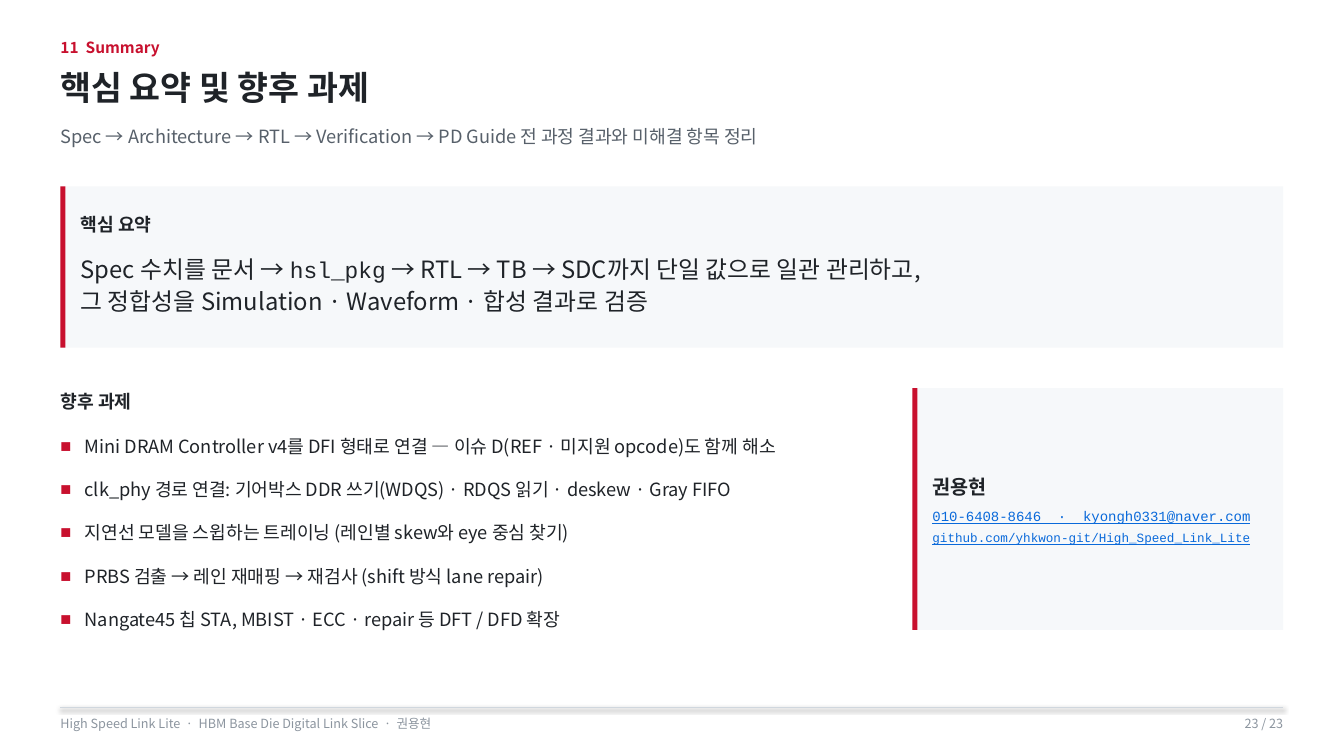
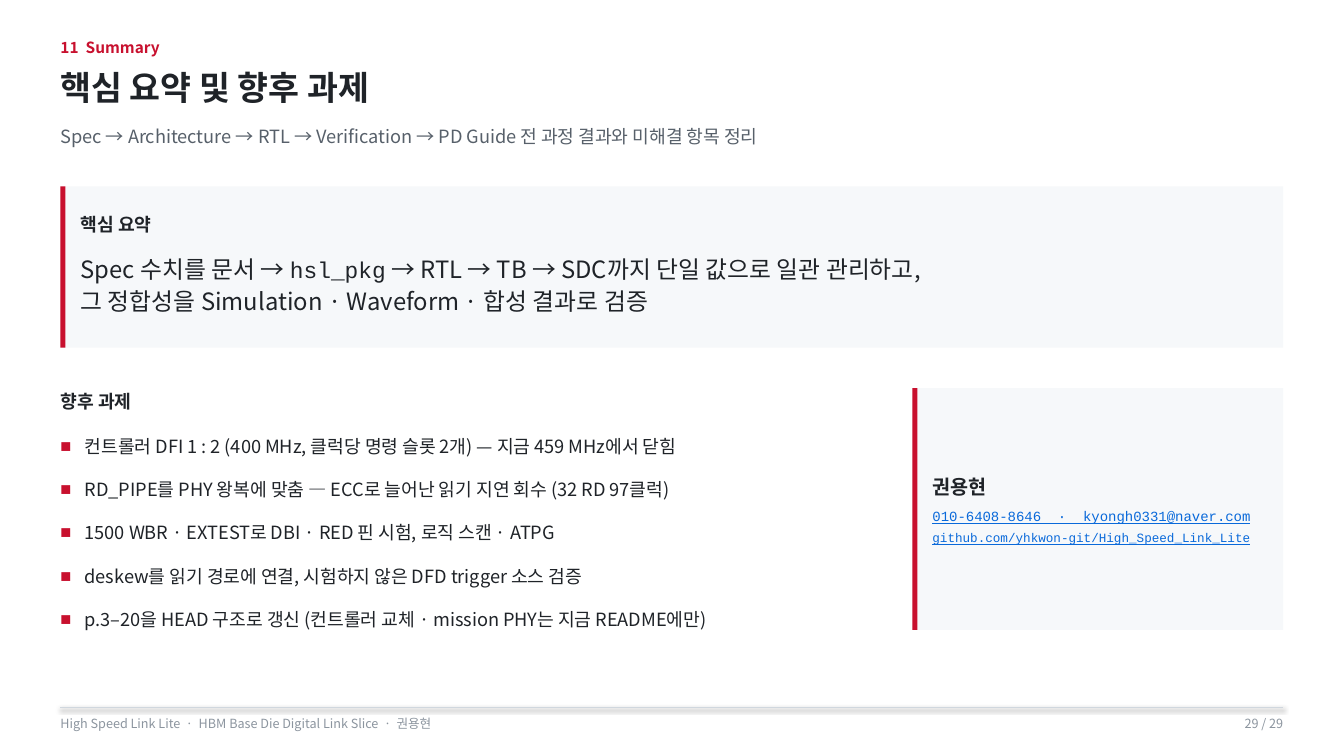
Before and after one commit to yhkwon-git/High_Speed_Link_Lite, a slide deck: slide 29 of portfolio-deck/HighSpeedLinkLite_Portfolio.pptx (slide 23 before the commit). Drawn at 1344x756 pixels with LibreOffice and Linux fonts; fonts in the diff are those of the drawing. Boxes give left, top, right and bottom in pixels: in the first picture for what was removed or moved away, otherwise in the second. Text is boxed around its words. In the diff, an @@ line names an element or a change of style, - is before the commit and + after.

```diff
--- a/portfolio-deck/HighSpeedLinkLite_Portfolio.pptx
+++ b/portfolio-deck/HighSpeedLinkLite_Portfolio.pptx
@@ text at [85,438,707,630]: text changed @@
-■ Mini DRAM Controller v4를 DFI 형태로 연결 — 이슈 D(REF · 미지원 opcode)도 함께 해소
-■ clk_phy 경로 연결: 기어박스 DDR 쓰기(WDQS) · RDQS 읽기 · deskew · Gray FIFO
-■ 지연선 모델을 스윕하는 트레이닝 (레인별 skew와 eye 중심 찾기)
-■ PRBS 검출 → 레인 재매핑 → 재검사 (shift 방식 lane repair)
-■ Nangate45 칩 STA, MBIST · ECC · repair 등 DFT / DFD 확장
+■ 컨트롤러 DFI 1 : 2 (400 MHz, 클럭당 명령 슬롯 2개) — 지금 459 MHz에서 닫힘
+■ RD_PIPE를 PHY 왕복에 맞춤 — ECC로 늘어난 읽기 지연 회수 (32 RD 97클럭)
+■ 1500 WBR · EXTEST로 DBI · RED 핀 시험, 로직 스캔 · ATPG
+■ deskew를 읽기 경로에 연결, 시험하지 않은 DFD trigger 소스 검증
+■ p.3–20을 HEAD 구조로 갱신 (컨트롤러 교체 · mission PHY는 지금 README에만)
@@ text at [1245,718,1283,728]: text changed @@
-23 / 23
+29 / 29
```
Also in this commit, not shown: 22 other slides changed, 6 slides added, 2 other files.
